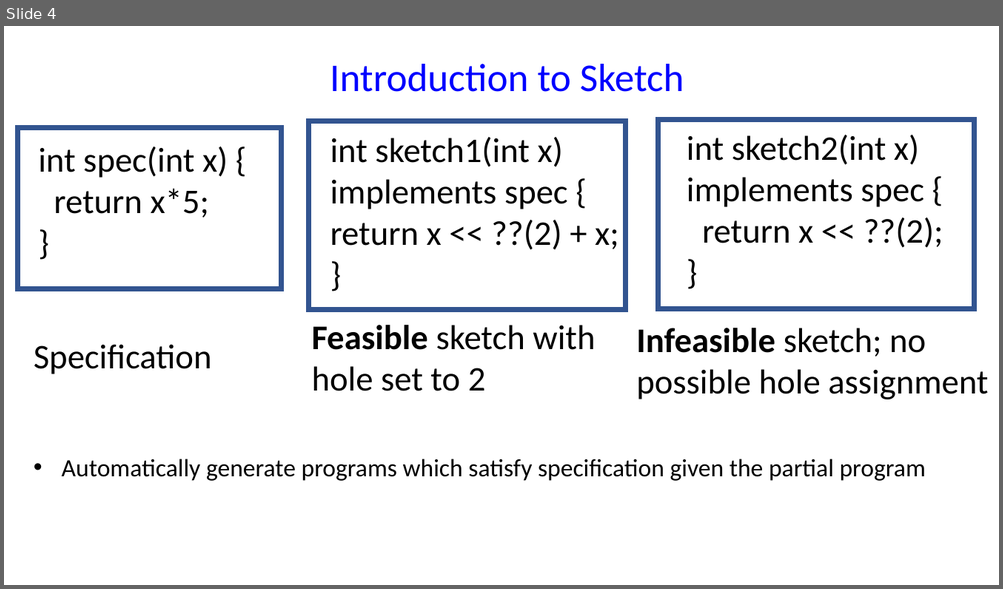
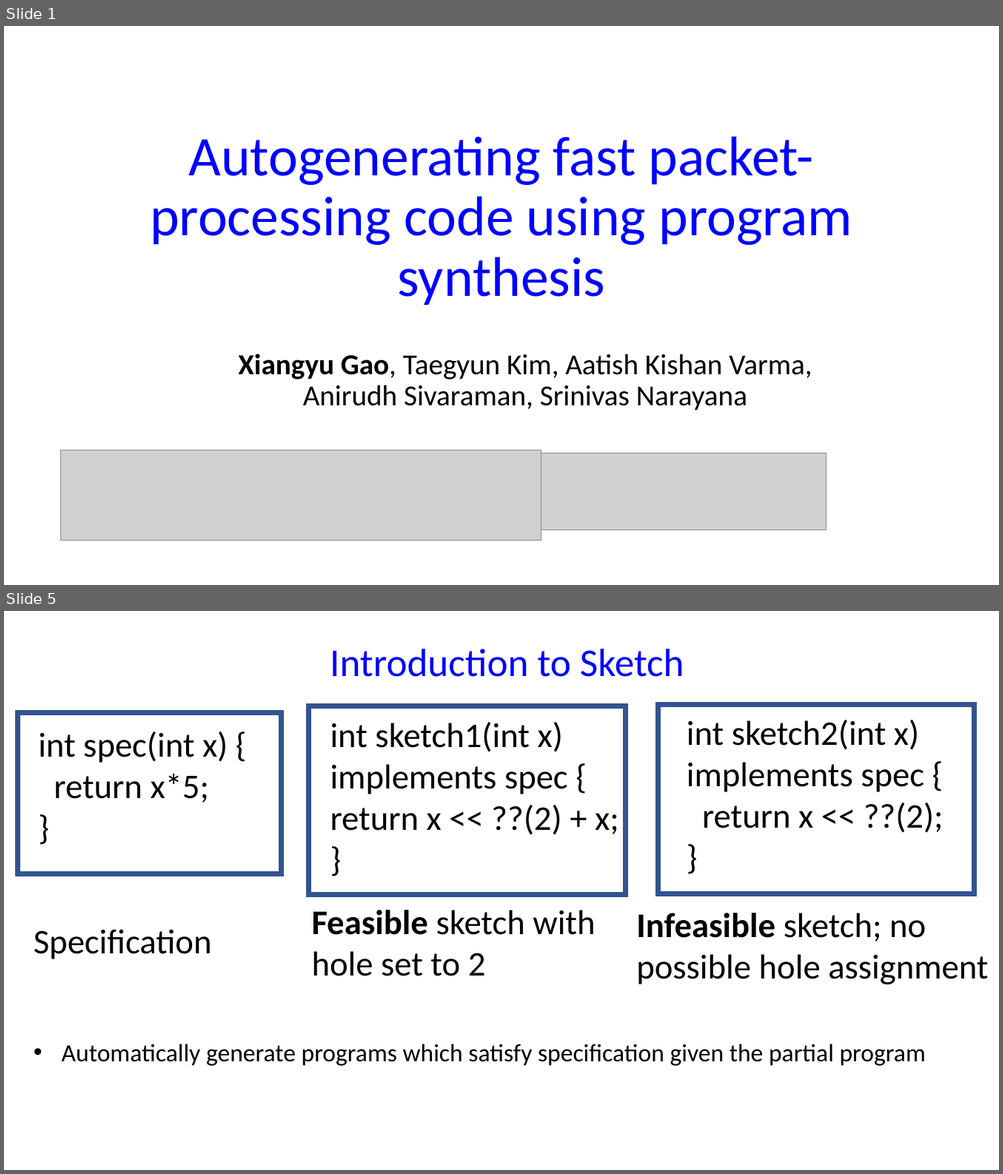
Before and after one commit to chipmunk-project/chipmunk_talk, a slide deck: HotNets_talk.pptx. Shown one above the other, each under a label of ours: slide 4 before the commit, slides 1 and 5 after it; the slides between them are not shown. The pictures are 1003x589 and 1003x1174 pixels, drawn with LibreOffice and Linux fonts; fonts in the diff are those of the drawing; grey boxes stand for pictures. Boxes give left, top, right and bottom in pixels: in the first picture for what was removed or moved away, otherwise in the second. Text is boxed around its words. In the diff, an @@ line names an element or a change of style, - is before the commit and + after.

```diff
--- a/HotNets_talk.pptx
+++ b/HotNets_talk.pptx
@@ slide 1 added at (4,26,999,585), background #FFFFFF @@
@@ title added at (150,136,853,306), 54 pt, text #0000FF @@
+Autogenerating fast packet-processing code using program synthesis
@@ text added at (238,354,811,411), 28 pt, text #000000 @@
+Xiangyu Gao, Taegyun Kim, Aatish Kishan Varma, Anirudh Sivaraman, Srinivas Narayana
@@ picture added at (61,451,541,541) @@
@@ picture added at (541,454,826,531) @@
@@ what was slide 4 is now slide 5 @@
```
Also in this commit, not shown: 3 other slides added, 3 slides removed.
